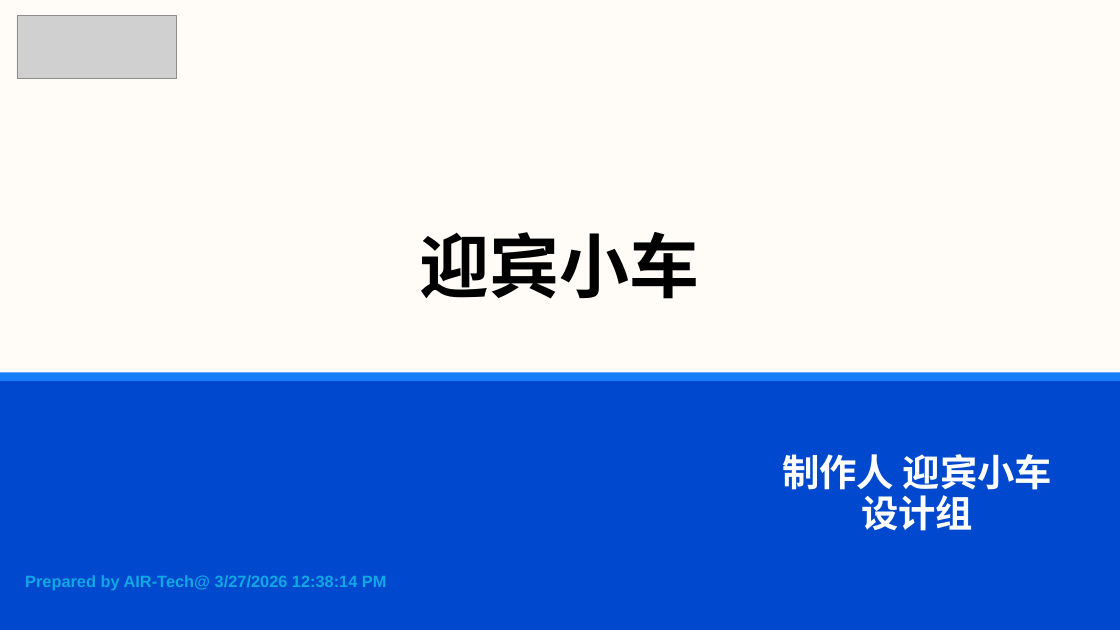
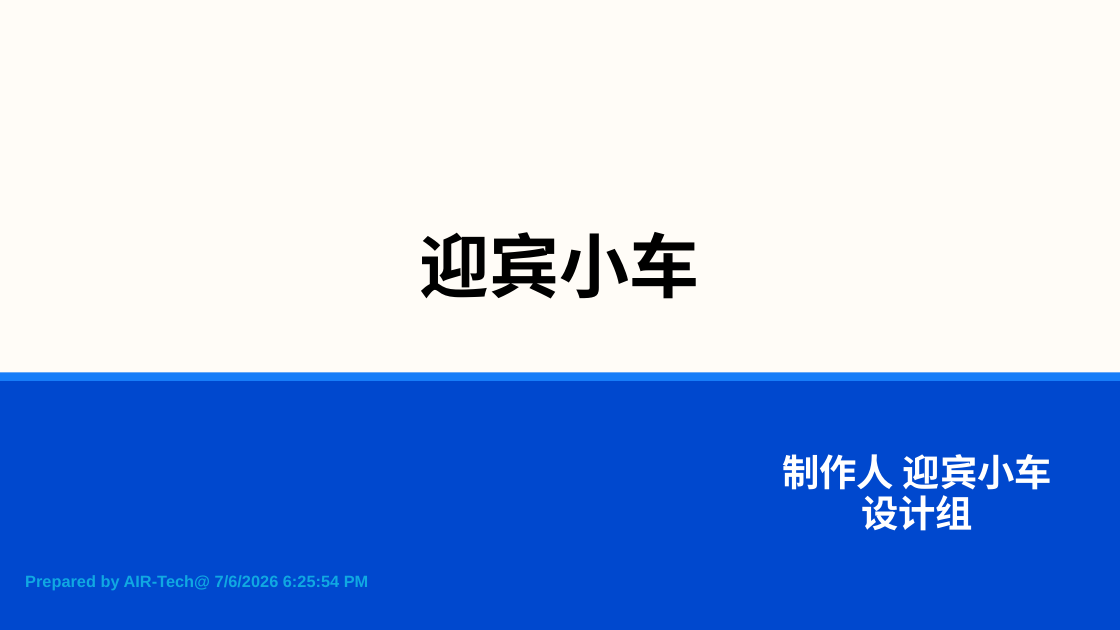
Before and after one commit to cyx3705/HistoryVesta, a slide deck: slide 1 of b-Office/项目介绍.pptx. Drawn at 1120x630 pixels with LibreOffice and Linux fonts; fonts in the diff are those of the drawing; grey boxes stand for pictures. Boxes give left, top, right and bottom in pixels: in the first picture for what was removed or moved away, otherwise in the second. Text is boxed around its words. In the diff, an @@ line names an element or a change of style, - is before the commit and + after.

```diff
--- a/b-Office/项目介绍.pptx
+++ b/b-Office/项目介绍.pptx
@@ picture removed at [17, 15, 176, 78] @@
@@ text at [25, 575, 369, 590]: text changed @@
-Prepared by AIR-Tech@ 3/27/2026 12:38:14 PM
+Prepared by AIR-Tech@ 7/6/2026 6:25:54 PM
```
Also in this commit, not shown: 25 other slides changed.
